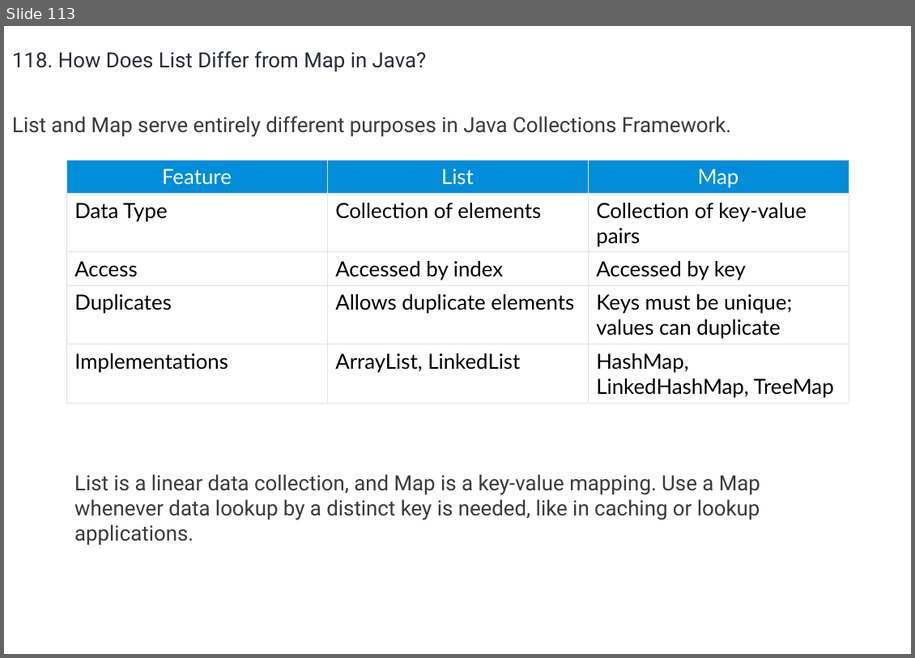
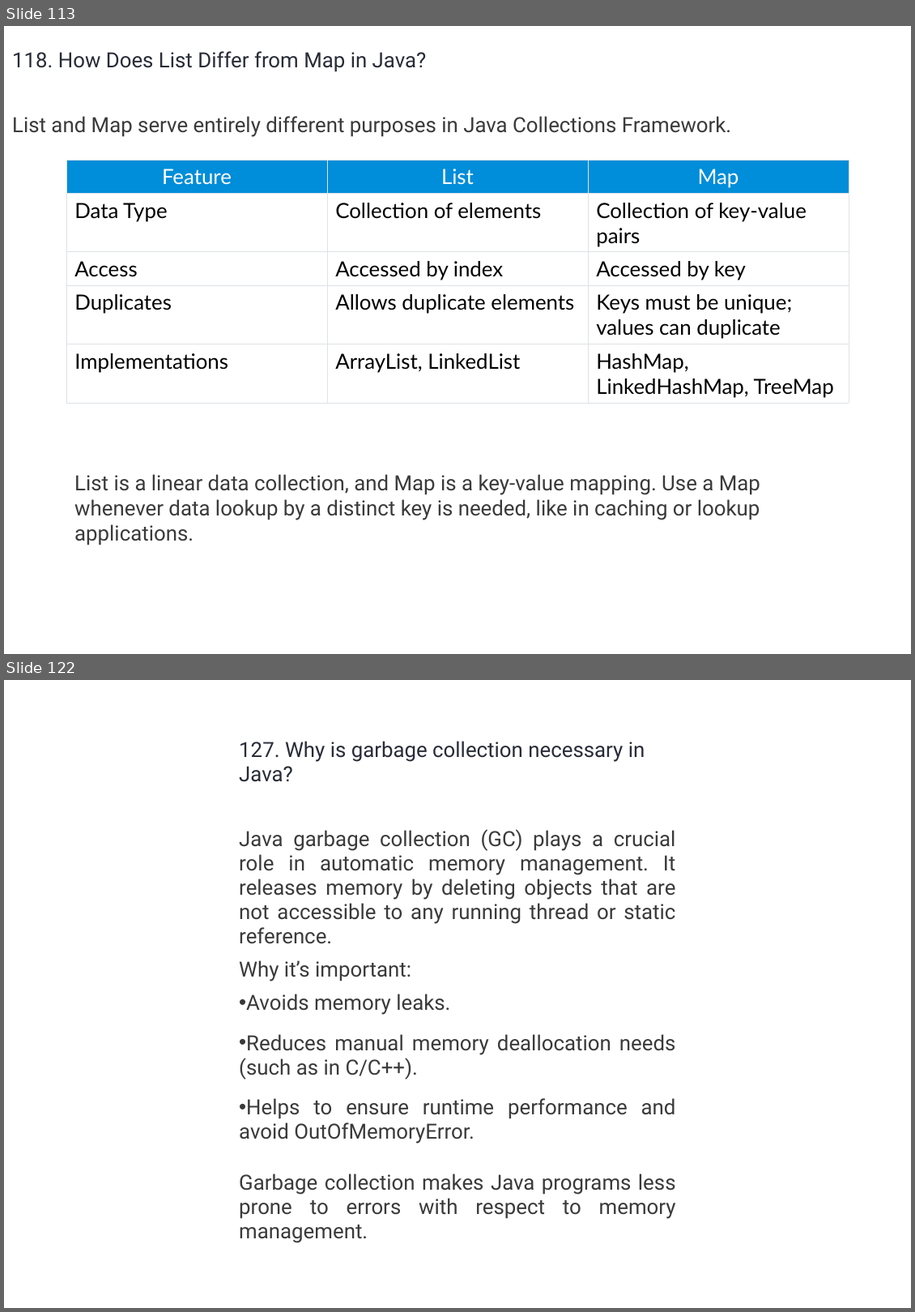
Before and after one commit to umalavanya/FullStackDevelopement_JavaSpring_SQL_ReactProjects, a slide deck: UmaTeachingMaterial/Java/Java-Interview-QA-Intellipaat.pptx. Shown one above the other, each under a label of ours: slide 113 before the commit, slides 113 and 122 after it; the slides between them are not shown. The pictures are 915x658 and 915x1312 pixels, drawn with LibreOffice and Linux fonts; fonts in the diff are those of the drawing. Boxes give left, top, right and bottom in pixels: in the first picture for what was removed or moved away, otherwise in the second. Text is boxed around its words. In the diff, an @@ line names an element or a change of style, - is before the commit and + after.

Commit message:
Java Interview QA

```diff
--- a/UmaTeachingMaterial/Java/Java-Interview-QA-Intellipaat.pptx
+++ b/UmaTeachingMaterial/Java/Java-Interview-QA-Intellipaat.pptx
@@ slide 122 added at (4, 680, 911, 1308), background #FFFFFF @@
@@ text added at (239, 741, 676, 1243), 18 pt, text #3A3A3A @@
+127. Why is garbage collection necessary in Java?
+Java garbage collection (GC) plays a crucial role in automatic memory management. It releases memory by deleting objects that are not accessible to any running thread or static reference.
+Why it’s important:
+• Avoids memory leaks.
+• Reduces manual memory deallocation needs (such as in C/C++).
+• Helps to ensure runtime performance and avoid OutOfMemoryError.
+Garbage collection makes Java programs less prone to errors with respect to memory management.
```
Also in this commit, not shown: 81 other slides added, 82 slides removed.
